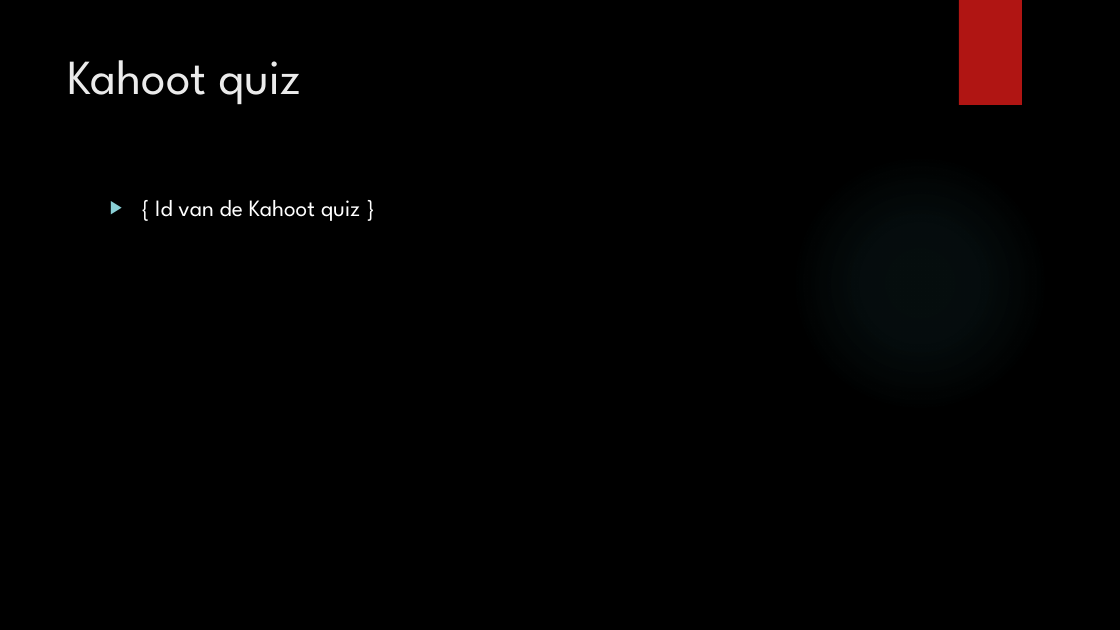
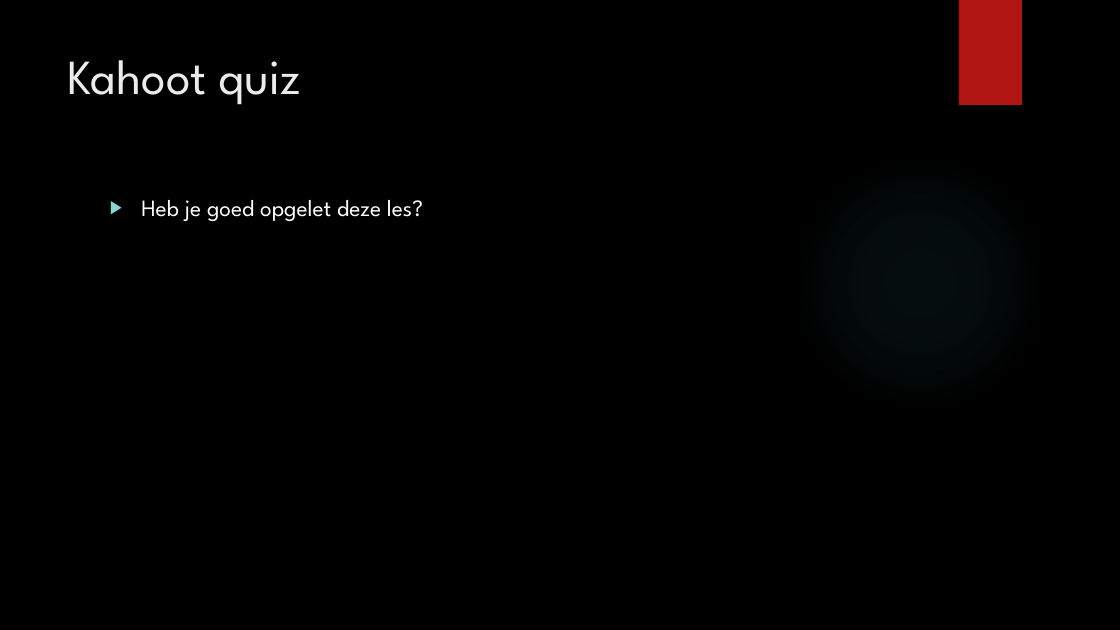
Before and after one commit to Object-Pascal/ASP-Les, a slide deck: slide 32 of Wel_Les_ASP.NET_MVC_Presentatie.pptx. Drawn at 1120x630 pixels with LibreOffice and Linux fonts; fonts in the diff are those of the drawing; background and template pictures are left out. Boxes give left, top, right and bottom in pixels: in the first picture for what was removed or moved away, otherwise in the second. Text is boxed around its words. In the diff, an @@ line names an element or a change of style, - is before the commit and + after.

```diff
--- a/Wel_Les_ASP.NET_MVC_Presentatie.pptx
+++ b/Wel_Les_ASP.NET_MVC_Presentatie.pptx
@@ text at [141,200,423,221]: text changed @@
-▶ { Id van de Kahoot quiz }
+▶ Heb je goed opgelet deze les?
```
Also in this commit, not shown: 5 other slides changed, 8 other files.
